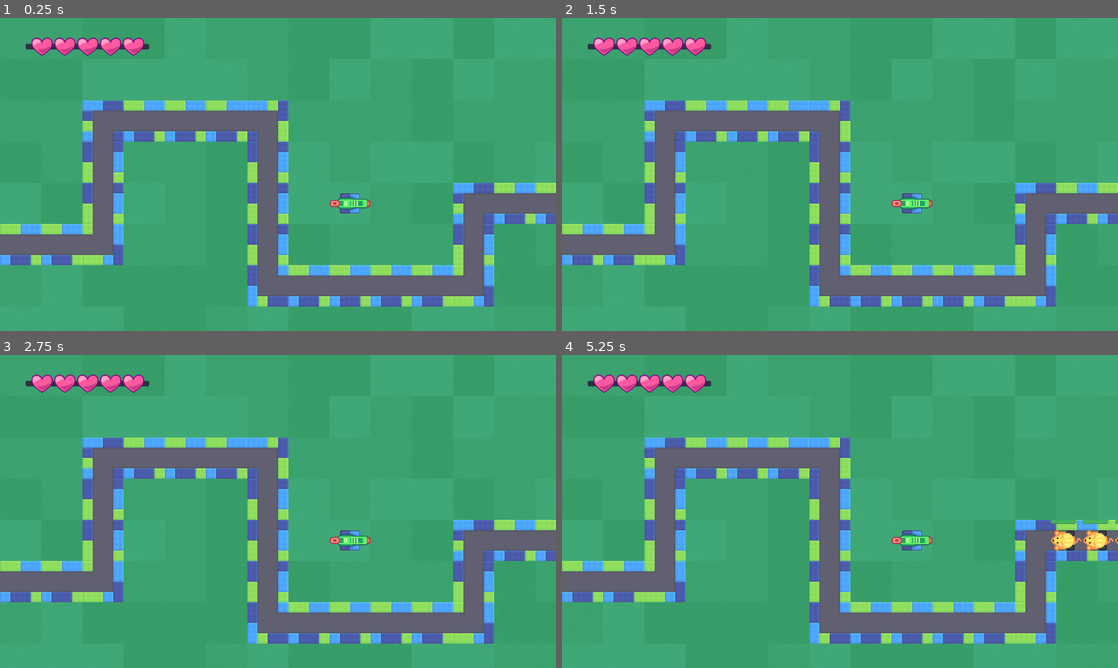
Above: before the commit, frames 1-4 (two rows, left to right).
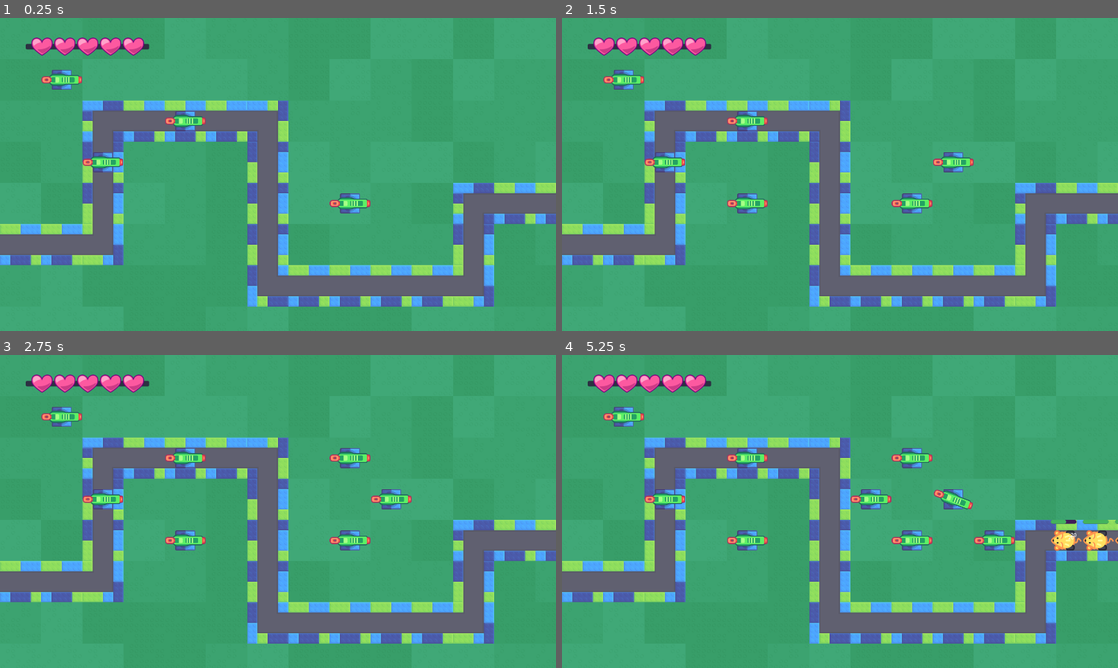
Above: after the commit, the same moments.

Repository: iguessfive/practice-2d-gamedev-with-godot-4
Game: Godot game, scene res://lesson/tower_defence.tscn
Two runs of this game, one before a commit and one after it. Both use one fixed random seed, a clock stepped at 60 frames per second and the inputs below. The project has no main scene, so this scene is started directly.
Inputs (mouse positions are in pixels of both pictures, inside the frame that each line leads up to):
- Up to frame 1 (0.25 s): no input
- Up to frame 2 (1.5 s): tap Enter at 0.5 s; move the mouse to (962, 158) at 0.52 s; press the mouse at (962, 158) at 0.53 s; tap Space at 0.77, 1.25 s; move the mouse to (728, 190) at 1.27 s; release the mouse at (728, 190) at 1.28 s; click (728, 190) at 1.35 s
- Up to frame 3 (2.75 s): tap Space at 1.52 s; tap Enter at 2 s; move the mouse to (333, 442) at 2.02 s; press the mouse at (333, 442) at 2.03 s; tap Z at 2.1 s
- Up to frame 4 (5.25 s): tap Space at 2.75, 3.02, 3.77, 4.52 s; move the mouse to (812, 574) at 2.77 s; release the mouse at (812, 574) at 2.78 s; click (812, 574) at 2.85 s; move the mouse to (1006, 558) at 3.52 s; press the mouse at (1006, 558) at 3.53 s; move the mouse to (673, 464) at 4.27 s; release the mouse at (673, 464) at 4.28 s; tap Z at 4.35 s; click (673, 464) at 4.55 s; move the mouse to (867, 511) at 5.02 s; press the mouse at (867, 511) at 5.03 s

The runs differ from the first frame. In frame 1, 0.9% of the frame differs, in the area x 7-37%, y 16-50%; in frame 2, 1.6%; in frame 3, 1.9%; in frame 4, 2.5%, in the area x 7-93%, y 16-63%.

Commit message:
completed module 10
finished m10 lesson 10

Diff:
--- a/M11.tower-defense_workbook/lesson/tower_defence.gd
+++ b/M11.tower-defense_workbook/lesson/tower_defence.gd
@@ -1,6 +1,11 @@
 extends Node2D
 
+# adding turrents to game based on mouse clickes
+
+var _game_board: Dictionary = {}
+
 @onready var _player_hurt_box: Area2D = %PlayerHurtBox
+@onready var _roads: TileMapLayer = %Roads
 
 func _ready() -> void:
 	_player_hurt_box.area_entered.connect(
@@ -13,3 +18,25 @@
 		get_tree().reload_current_scene.call_deferred()
 		PlayerUI.health = 5
 	)
+
+	_place_turret(Vector2i(1, 1))
+	_place_turret(Vector2i(2, 3))
+	_place_turret(Vector2i(4, 2))
+	print(_game_board)
+
+func _unhandled_input(event: InputEvent) -> void:
+	if event.is_action_pressed("left_mouse_click"):
+		var cell_coordinate = _roads.local_to_map(get_global_mouse_position())
+		if (
+			not _game_board.has(cell_coordinate)
+			and _roads.get_cell_source_id(cell_coordinate) == -1
+		):
+			_place_turret(cell_coordinate)
+
+# function to add turrents to game board
+func  _place_turret(cell_coordinates: Vector2i) -> void:
+	var turrent_instance = Turret.new()
+	add_child(turrent_instance)
+	turrent_instance.global_position = _roads.map_to_local(cell_coordinates)
+
+	_game_board[cell_coordinates] = turrent_instance
--- a/M11.tower-defense_workbook/lesson/tower_defence.tscn
+++ b/M11.tower-defense_workbook/lesson/tower_defence.tscn
@@ -1,9 +1,10 @@
-[gd_scene load_steps=7 format=4 uid="uid://c4mywawpkp4gi"]
+[gd_scene load_steps=8 format=4 uid="uid://c4mywawpkp4gi"]
 
 [ext_resource type="Script" path="res://lesson/tower_defence.gd" id="1_mmk5p"]
 [ext_resource type="TileSet" uid="uid://buxud23yyccyi" path="res://map/tileset.tres" id="1_tjo46"]
 [ext_resource type="Script" path="res://lesson/mob_spawner.gd" id="2_0ndar"]
 [ext_resource type="Script" path="res://lesson/turrent.gd" id="4_3ob4q"]
+[ext_resource type="Texture2D" uid="uid://28rkffksa53r" path="res://turrets/turret_base.png" id="4_bef3q"]
 
 [sub_resource type="Curve2D" id="Curve2D_4g130"]
 _data = {
@@ -22,6 +23,7 @@
 tile_set = ExtResource("1_tjo46")
 
 [node name="Roads" type="TileMapLayer" parent="."]
+unique_name_in_owner = true
 tile_map_data = PackedByteArray("AAACAAgAAAAIAAIAAAAAAAUAAAACAAAAAAABAAUAAAACAAAAAAACAAUAAAABAAEAAAACAAQAAAACAAEAAAACAA …(352 unchanged characters)…
 tile_set = ExtResource("1_tjo46")
 
@@ -40,6 +42,7 @@
 [node name="CollisionShape2D" type="CollisionShape2D" parent="PlayerHurtBox"]
 shape = SubResource("CircleShape2D_bby3q")
 
-[node name="Turrent" type="Sprite2D" parent="."]
+[node name="Turret" type="Sprite2D" parent="."]
 position = Vector2(1088, 576)
+texture = ExtResource("4_bef3q")
 script = ExtResource("4_3ob4q")
--- a/M11.tower-defense_workbook/lesson/turrent.gd
+++ b/M11.tower-defense_workbook/lesson/turrent.gd
@@ -1,5 +1,5 @@
 @tool
-class_name Turrent extends Sprite2D
+class_name Turret extends Sprite2D
 
 # create an export variable to hold weapon_scene with a setter and preload with a scene
 @export var weapon_scene: PackedScene = preload("res://lesson/simple_cannon.tscn"): set = set_weapon_scene
--- a/M11.tower-defense_workbook/project.godot
+++ b/M11.tower-defense_workbook/project.godot
@@ -33,6 +33,14 @@
 window/size/height=1080
 window/size/fullscreen=true
 
+[input]
+
+left_mouse_click={
+"deadzone": 0.5,
+"events": [Object(InputEventMouseButton,"resource_local_to_scene":false,"resource_name":"","device":-1,"window_id":0,"alt_pressed":false,"shift_pressed":false,"ctrl_pressed":false,"meta_pressed":false,"button_mask":1,"position":Vector2(283, 10),"global_position":Vector2(292, 56),"factor":1.0,"button_index":1,"canceled":false,"pressed":true,"double_click":false,"script":null)
+]
+}
+
 [layer_names]
 
 2d_physics/layer_1="mobs"
Not shown, changed: .DS_Store
Not shown, changed: M11.tower-defense_workbook/.DS_Store
